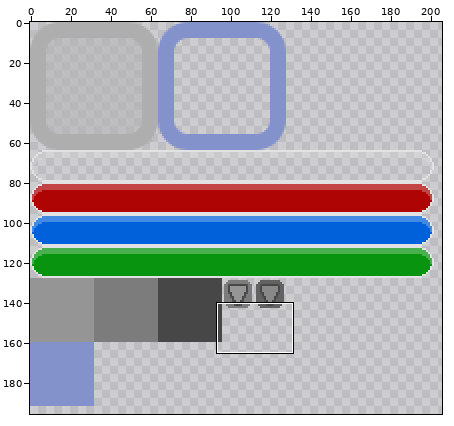
Sprite sheet -- Images/UI.png. The picture above shows the old version from afar; the outline marks the close-up.
Close-up. Before the edit:
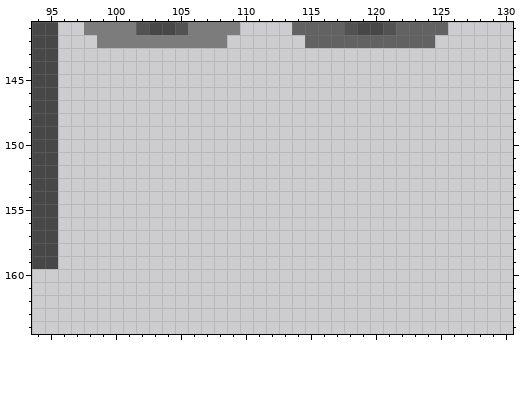
The file is 256x256 pixels. Pixels under 10% opacity are left out. Colours within 5 levels of each other are drawn and written as one. Shown: x 94..130, y 141..164. The wide view leaves out empty margins.
The same view after the edit:
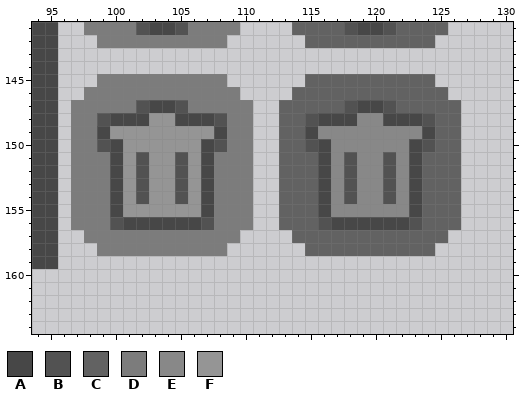
Palette (. is transparent): A #474747  B #525252  C #626262  D #7c7c7c  E #888888  F #959595
What changed:
Colour A now appears in row 147 at x 103 to 104 and 119 to 120; in row 148 at x 100 to 102, 105 to 107, 116 to 118 and 121 to 123; in row 149 at x 99, 108, 115 and 124; in rows 150 to 155 at x 100, 107, 116 and 123; in row 156 at x 101 to 106 and 117 to 122.
Colour B now appears in row 147 at x 102, 105, 118 and 121; in row 148 at x 99, 108, 115 and 124; in row 150 at x 99, 108, 115 and 124; in rows 151 to 154 at x 102, 105, 118 and 121; in row 156 at x 100, 107, 116 and 123.
Colour C now appears in row 145 at x 115 to 124; in row 146 at x 114 to 125; in row 147 at x 113 to 117 and 122 to 126; in rows 148 to 150 at x 113 to 114 and 125 to 126; in rows 151 to 156 at x 113 to 115 and 124 to 126; in row 157 at x 114 to 125.
Colour C now appears in row 158 at x 115 to 124.
Colour D now appears in row 145 at x 99 to 108; in row 146 at x 98 to 109; in row 147 at x 97 to 101 and 106 to 110; in rows 148 to 150 at x 97 to 98 and 109 to 110; in rows 151 to 156 at x 97 to 99 and 108 to 110; in row 157 at x 98 to 109.
Colour D now appears in row 158 at x 99 to 108.
Colour E now appears in row 148 at x 119 to 120; in row 149 at x 116 to 123; in row 150 at x 117 to 122; in rows 151 to 154 at x 117, 119 to 120 and 122; in row 155 at x 117 to 122.
Colour F now appears in row 148 at x 103 to 104; in row 149 at x 100 to 107; in row 150 at x 101 to 106; in rows 151 to 154 at x 101, 103 to 104 and 106; in row 155 at x 101 to 106.
Where, in picture pixels (left, top, right, bottom), the same in both close-ups:
added: (71, 74, 461, 256)
